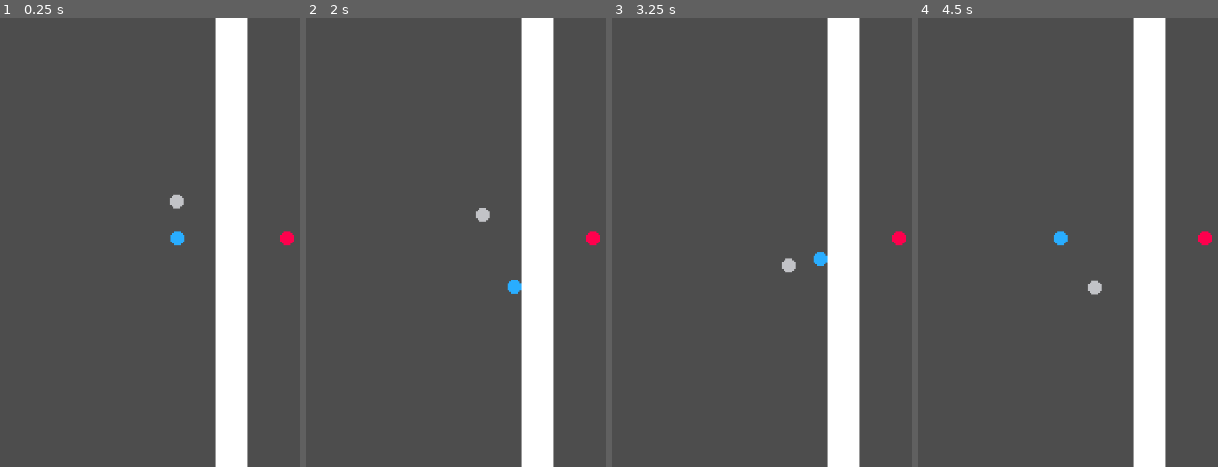
Above: before the commit, frames 1-4 (left to right).
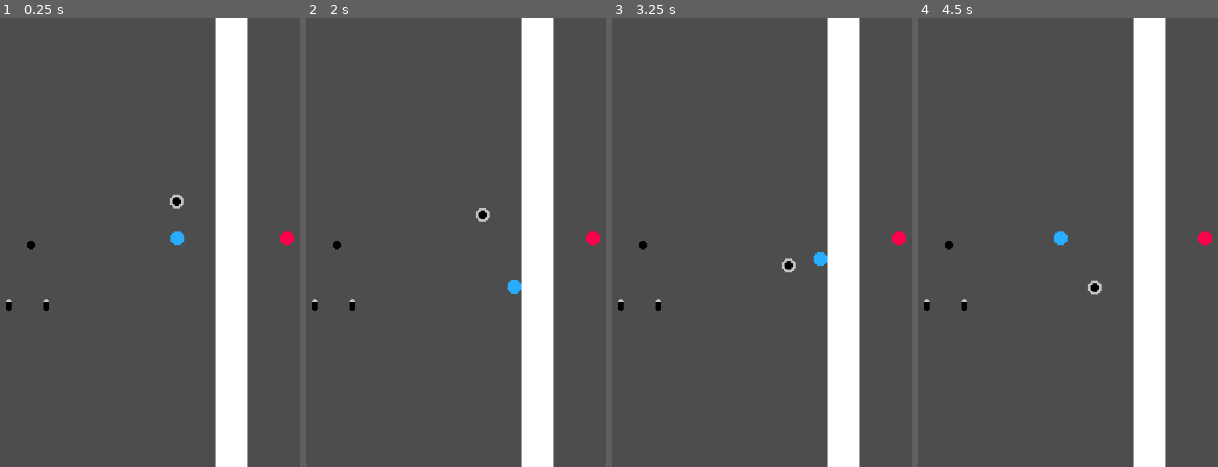
Above: after the commit, the same moments.

Repository: Johnethon/connections_game_jam
Game: Godot game, scene res://main.tscn
Two runs of this game, one before a commit and one after it. Both use one fixed random seed, a clock stepped at 60 frames per second and the inputs below.
Inputs (mouse positions are in pixels of both pictures, inside the frame that each line leads up to):
- Up to frame 1 (0.25 s): no input
- Up to frame 2 (2 s): tap Enter at 0.5 s; move the mouse to (outside the picture) at 0.52 s; hold D (negative_move_right) 0.53-1.28 s; tap F (negative_interact) at 0.6, 1.55 s; tap Shift (positive_interact) at 0.8, 1.35 s; tap Space (negative_toggle_magnet) at 1.25 s; move the mouse to (378, 264) at 1.27 s; hold S (negative_move_down) from 1.28 s (still down)
- Up to frame 3 (3.25 s): move the mouse to (outside the picture) at 2.02 s; release S (negative_move_down) at 2.03 s; hold D (negative_move_right) 2.03-2.78 s; tap F (negative_interact) at 2.1, 3.05 s; tap Shift (positive_interact) at 2.3 s; move the mouse to (804, 332) at 2.77 s; hold W (negative_move_up) from 2.78 s (still down); tap Space (negative_toggle_magnet) at 2.85 s
- Up to frame 4 (4.5 s): move the mouse to (outside the picture) at 3.52 s; release W (negative_move_up) at 3.53 s; hold A (negative_move_left) from 3.53 s (still down); tap Shift (positive_interact) at 3.6 s; move the mouse to (outside the picture) at 4.27 s; tap Ctrl (positive_toggle_magnet) at 4.35 s

The runs differ from the first frame. In frame 1, 0.2% of the frame differs, in the area x 2-61%, y 39-66%; in frame 2, 0.2%; in frame 3, 0.2%; in frame 4, 0.2%.

Commit message:
super basic cable grab, attach, and drop

Diff:
--- a/main.tscn
+++ b/main.tscn
@@ -1,8 +1,19 @@
-[gd_scene load_steps=11 format=3 uid="uid://x55yvehn6kp0"]
+[gd_scene load_steps=13 format=3 uid="uid://x55yvehn6kp0"]
 
-[ext_resource type="PackedScene" uid="uid://depor5otor04j" path="res://player_positive.tscn" id="1_0xm2m"]
-[ext_resource type="PackedScene" uid="uid://bq7xhvh0tro57" path="res://player_negative.tscn" id="2_h2yge"]
-[ext_resource type="PackedScene" uid="uid://bc4cqt6bn6o17" path="res://magnetic_object.tscn" id="3_h2yge"]
+[ext_resource type="PackedScene" uid="uid://depor5otor04j" path="res://player/player_positive.tscn" id="1_0xm2m"]
+[ext_resource type="PackedScene" uid="uid://bq7xhvh0tro57" path="res://player/player_negative.tscn" id="2_h2yge"]
+[ext_resource type="PackedScene" uid="uid://bc4cqt6bn6o17" path="res://objects/magnetic_object.tscn" id="3_h2yge"]
+[ext_resource type="PackedScene" uid="uid://dhvabo5lp4egj" path="res://objects/power_cable.tscn" id="4_1bvp3"]
+[ext_resource type="PackedScene" uid="uid://ct434ubci1anv" path="res://objects/PowerCableAttachPoint.tscn" id="5_lquwl"]
+
+[sub_resource type="RectangleShape2D" id="RectangleShape2D_272bh"]
+size = Vector2(45, 810)
+
+[sub_resource type="Gradient" id="Gradient_h2yge"]
+colors = PackedColorArray(1, 1, 1, 1, 1, 1, 1, 1)
+
+[sub_resource type="GradientTexture2D" id="GradientTexture2D_1bvp3"]
+gradient = SubResource("Gradient_h2yge")
 
 [sub_resource type="RectangleShape2D" id="RectangleShape2D_h2yge"]
 size = Vector2(1237, 20)
@@ -16,15 +27,6 @@
 [sub_resource type="RectangleShape2D" id="RectangleShape2D_7mycd"]
 size = Vector2(1170, 20)
 
-[sub_resource type="RectangleShape2D" id="RectangleShape2D_272bh"]
-size = Vector2(45, 810)
-
-[sub_resource type="Gradient" id="Gradient_h2yge"]
-colors = PackedColorArray(1, 1, 1, 1, 1, 1, 1, 1)
-
-[sub_resource type="GradientTexture2D" id="GradientTexture2D_1bvp3"]
-gradient = SubResource("Gradient_h2yge")
-
 [node name="Main" type="Node2D"]
 
 [node name="Camera3D" type="Camera2D" parent="."]
@@ -33,9 +35,24 @@
 
 [node name="PlayerPositive" parent="." instance=ExtResource("1_0xm2m")]
 position = Vector2(80, 1)
+positive = true
 
 [node name="PlayerNegative" parent="." instance=ExtResource("2_h2yge")]
 position = Vector2(-78, 1)
+
+[node name="MagneticObject" parent="." instance=ExtResource("3_h2yge")]
+position = Vector2(-79, -52)
+lock_x = true
+
+[node name="StaticBody2D" type="StaticBody2D" parent="."]
+
+[node name="CollisionShape2D" type="CollisionShape2D" parent="StaticBody2D"]
+position = Vector2(-0.5, 32)
+shape = SubResource("RectangleShape2D_272bh")
+
+[node name="Sprite2D" type="Sprite2D" parent="StaticBody2D"]
+scale = Vector2(0.72, 24.2)
+texture = SubResource("GradientTexture2D_1bvp3")
 
 [node name="StaticBody3D" type="StaticBody2D" parent="."]
 position = Vector2(0, -316)
@@ -69,16 +86,11 @@
 shape = SubResource("RectangleShape2D_7mycd")
 debug_color = Color(0.9529412, 0, 0.54901963, 1)
 
-[node name="MagneticObject" parent="." instance=ExtResource("3_h2yge")]
-position = Vector2(-79, -52)
-lock_x = true
+[node name="PowerCableAttachPoint" parent="." instance=ExtResource("5_lquwl")]
+position = Vector2(-289, 11)
 
-[node name="StaticBody2D" type="StaticBody2D" parent="."]
+[node name="PowerCable" parent="." instance=ExtResource("4_1bvp3")]
+position = Vector2(-321, 102)
 
-[node name="CollisionShape2D" type="CollisionShape2D" parent="StaticBody2D"]
-position = Vector2(-0.5, 32)
-shape = SubResource("RectangleShape2D_272bh")
-
-[node name="Sprite2D" type="Sprite2D" parent="StaticBody2D"]
-scale = Vector2(0.72, 24.2)
-texture = SubResource("GradientTexture2D_1bvp3")
+[node name="PowerCable2" parent="." instance=ExtResource("4_1bvp3")]
+position = Vector2(-267, 102)
--- /dev/null
+++ b/objects/PowerCableAttachPoint.tscn
@@ -0,0 +1,22 @@
+[gd_scene load_steps=4 format=3 uid="uid://ct434ubci1anv"]
+
+[ext_resource type="Script" uid="uid://c1lnrkibhcwvf" path="res://objects/power_cable_attach_point.gd" id="1_6kbbh"]
+[ext_resource type="Texture2D" uid="uid://dsvwihhtcxqpw" path="res://sprites/black_circle.png" id="2_s61vp"]
+
+[sub_resource type="CircleShape2D" id="CircleShape2D_s61vp"]
+
+[node name="PowerCableAttachPoint" type="Node2D"]
+script = ExtResource("1_6kbbh")
+can_take_inputs = true
+
+[node name="Area2D" type="Area2D" parent="."]
+collision_layer = 2
+collision_mask = 2
+
+[node name="CollisionShape2D" type="CollisionShape2D" parent="Area2D"]
+shape = SubResource("CircleShape2D_s61vp")
+
+[node name="Sprite2D" type="Sprite2D" parent="."]
+texture_filter = 3
+scale = Vector2(1.5, 1.5)
+texture = ExtResource("2_s61vp")
--- /dev/null
+++ b/objects/Powerable.gd
@@ -0,0 +1,35 @@
+extends Interactable
+class_name Powerable
+
+@export var power_source : bool = true
+@export var can_have_power_cable_attached : bool = false
+
+var has_power : bool = false
+
+@export var power_inputs : Array[Powerable] = []
+
+@export var can_take_inputs : bool = false
+
+func _process(delta: float):
+
+	var prev_power = has_power
+
+	has_power = false
+
+	for power_input in power_inputs:
+		if power_input.has_power or power_input.power_source:
+			has_power = true
+			break
+
+	if prev_power != has_power:
+		pass
+
+
+
+func connect_input(input_to_add : Powerable):
+	if not can_take_inputs:
+		return
+	power_inputs.append(input_to_add)
+
+func remove_input(input_to_remove : Powerable):
+	power_inputs.erase(input_to_remove)
--- /dev/null
+++ b/objects/interactable.gd
@@ -0,0 +1,5 @@
+extends Node2D
+class_name Interactable
+
+func interact(node_interacting_with_me : Node2D):
+	pass
--- a/magnetic_object.tscn
+++ b/objects/magnetic_object.tscn
@@ -1,7 +1,8 @@
-[gd_scene load_steps=4 format=3 uid="uid://bc4cqt6bn6o17"]
+[gd_scene load_steps=5 format=3 uid="uid://bc4cqt6bn6o17"]
 
-[ext_resource type="Script" uid="uid://7l3vo5xlakgv" path="res://magnetic_object.gd" id="1_xu8qx"]
+[ext_resource type="Script" uid="uid://7l3vo5xlakgv" path="res://objects/magnetic_object.gd" id="1_xu8qx"]
 [ext_resource type="Texture2D" uid="uid://b8wj7d4n63cc6" path="res://sprites/grey_circle.png" id="2_a1sl3"]
+[ext_resource type="PackedScene" uid="uid://ct434ubci1anv" path="res://objects/PowerCableAttachPoint.tscn" id="3_5t1rt"]
 
 [sub_resource type="CircleShape2D" id="CircleShape2D_xu8qx"]
 
@@ -17,3 +18,5 @@
 texture_filter = 3
 scale = Vector2(2.5, 2.5)
 texture = ExtResource("2_a1sl3")
+
+[node name="PowerCableAttachPoint" parent="." instance=ExtResource("3_5t1rt")]
--- /dev/null
+++ b/objects/power_cable.gd
@@ -0,0 +1,51 @@
+extends Powerable
+class_name PowerCable
+
+var attached : bool = false
+@export var node_i_am_attached_to : Node2D = null
+
+@export var max_length = 1000
+@export var max_spool_scale = 4.0
+
+@onready var head_hitbox : Area2D = $head_hitbox
+@onready var cable_head : Sprite2D = $cable_head
+@onready var cable_body : Sprite2D = $cable_body
+
+
+func interact(node_interacting_with_me : Node2D):
+	if node_interacting_with_me is Player:
+		if node_interacting_with_me.held_object == null:
+			if node_i_am_attached_to != null:
+				if node_i_am_attached_to is Powerable:
+					node_i_am_attached_to.remove_input(self)
+
+			node_interacting_with_me.held_object = self
+			attached = true
+			node_i_am_attached_to = node_interacting_with_me
+
+func _ready():
+	if node_i_am_attached_to != null:
+		attached = true
+
+func _process(_delta : float):
+
+	if attached:
+		head_hitbox.global_position = node_i_am_attached_to.global_position
+
+		if head_hitbox.global_position.distance_to(node_i_am_attached_to.global_position) > max_length:
+			#return home
+			attached = false
+
+		#if node_i_am_attached_to is Powerable
+	else:
+		pass
+
+	cable_head.global_position = head_hitbox.global_position
+
+	var dist_to = cable_head.global_position.distance_to(global_position)
+	var dir_to = cable_head.global_position.direction_to(global_position)
+
+	cable_body.global_position = cable_head.global_position +  dir_to * dist_to / 2
+	cable_body.look_at(global_position)
+
+	cable_body.scale.x = dist_to / 8 #px size of player sprite
--- /dev/null
+++ b/objects/power_cable.tscn
@@ -0,0 +1,43 @@
+[gd_scene load_steps=7 format=3 uid="uid://dhvabo5lp4egj"]
+
+[ext_resource type="Script" uid="uid://bs850mfu7wllk" path="res://objects/power_cable.gd" id="1_m78di"]
+[ext_resource type="Texture2D" uid="uid://dsvwihhtcxqpw" path="res://sprites/black_circle.png" id="3_402ci"]
+[ext_resource type="Texture2D" uid="uid://b8wj7d4n63cc6" path="res://sprites/grey_circle.png" id="3_gx3ff"]
+[ext_resource type="Texture2D" uid="uid://bu6kctftacoaf" path="res://sprites/black_square.png" id="3_rdu7w"]
+
+[sub_resource type="CircleShape2D" id="CircleShape2D_p5bab"]
+radius = 4.0
+
+[sub_resource type="CircleShape2D" id="CircleShape2D_402ci"]
+radius = 4.1231055
+
+[node name="PowerCable" type="Node2D"]
+script = ExtResource("1_m78di")
+
+[node name="cable_head" type="Sprite2D" parent="."]
+texture_filter = 3
+position = Vector2(0, -9)
+texture = ExtResource("3_gx3ff")
+
+[node name="cable_body" type="Sprite2D" parent="."]
+texture_filter = 3
+position = Vector2(10, -4)
+texture = ExtResource("3_rdu7w")
+
+[node name="head_hitbox" type="Area2D" parent="."]
+position = Vector2(0, -9)
+collision_layer = 2
+collision_mask = 2
+
+[node name="CollisionShape3D" type="CollisionShape2D" parent="head_hitbox"]
+shape = SubResource("CircleShape2D_p5bab")
+debug_color = Color(0.8901961, 0, 0.8, 1)
+
+[node name="cable_spoil" type="Sprite2D" parent="."]
+texture_filter = 3
+texture = ExtResource("3_402ci")
+
+[node name="StaticBody2D" type="StaticBody2D" parent="cable_spoil"]
+
+[node name="CollisionShape2D" type="CollisionShape2D" parent="cable_spoil/StaticBody2D"]
+shape = SubResource("CircleShape2D_402ci")
--- /dev/null
+++ b/objects/power_cable_attach_point.gd
@@ -0,0 +1,8 @@
+extends Powerable
+
+func interact(node_interacting_with_me : Node2D):
+
+	if node_interacting_with_me is Player:
+		for input in power_inputs:
+			if input is PowerCable:
+				input.interact(node_interacting_with_me)
--- a/player.gd
+++ b/player/player.gd
@@ -3,23 +3,71 @@
 
 @export var positive : bool = true
 
-@onready var magnet_range : Area2D = $Area3D
+@onready var magnet_range : Area2D = $magnet_range
+@onready var interact_range : Area2D = $interact_range
+
 var move_speed = 100.0
 
 var pulling : bool = false
+
+var held_object : Interactable = null
+
+var last_move_dir : Vector2 = Vector2.UP
 
 func _input(_event: InputEvent) -> void:
 	#print(_event)
 	if positive:
 		if Input.is_action_just_pressed("positive_interact"):
-			pass
+			interaction_code()
 		if Input.is_action_just_pressed("positive_toggle_magnet"):
 			pulling = not pulling
 	else:
 		if Input.is_action_just_pressed("negative_interact"):
-			pass
+			interaction_code()
 		if Input.is_action_just_pressed("negative_toggle_magnet"):
 			pulling = not pulling
+
+func interaction_code():
+	var potential_things_to_interact_with : Array[Interactable] = []
+
+	for area in interact_range.get_overlapping_areas():
+		#print(area)
+		if area.get_parent() is Interactable:
+			if not area.get_parent() == held_object:
+				potential_things_to_interact_with.append(area.get_parent())
+
+	if len(potential_things_to_interact_with) > 0:
+		for thing in potential_things_to_interact_with:
+			var dir_to = global_position.direction_to(thing.global_position)
+			if held_object:
+				if thing is Powerable and held_object is PowerCable:
+
+					if not thing.can_take_inputs:
+						continue
+
+					var already_has_cable_input = false
+					for input in thing.power_inputs:
+						if input is PowerCable:
+							already_has_cable_input = true
+							break
+
+					if already_has_cable_input:
+						continue
+
+					thing.connect_input(held_object)
+
+					held_object.attached = true
+					held_object.node_i_am_attached_to = thing
+					held_object = null
+			else:
+				thing.interact(self)
+	else:
+		if held_object:
+			if held_object is PowerCable:
+				held_object.attached = false
+				held_object.node_i_am_attached_to = null
+				held_object = null
+
 
 func _process(_delta: float) -> void:
 
@@ -28,6 +76,7 @@
 	var input_dir := Vector2.ZERO
 	if positive:
 		input_dir = Input.get_vector("positive_move_left", "positive_move_right", "positive_move_up", "positive_move_down")
+
 	else:
 		input_dir = Input.get_vector("negative_move_left", "negative_move_right", "negative_move_up", "negative_move_down")
 
@@ -35,6 +84,8 @@
 	if input_dir:
 		velocity.x = input_dir.x * move_speed
 		velocity.y = input_dir.y * move_speed
+
+		last_move_dir = input_dir
 	else:
 		velocity.x = move_toward(velocity.x, 0, move_speed)
 		velocity.y = move_toward(velocity.y, 0, move_speed)
--- a/player_negative.tscn
+++ b/player/player_negative.tscn
@@ -1,6 +1,6 @@
-[gd_scene load_steps=5 format=3 uid="uid://bq7xhvh0tro57"]
+[gd_scene load_steps=6 format=3 uid="uid://bq7xhvh0tro57"]
 
-[ext_resource type="Script" uid="uid://caws2b3rfrn1x" path="res://player_negative.gd" id="1_shhc4"]
+[ext_resource type="Script" uid="uid://caws2b3rfrn1x" path="res://player/player_negative.gd" id="1_shhc4"]
 [ext_resource type="Texture2D" uid="uid://b5q0o1gnsss2h" path="res://sprites/blue_circle.png" id="2_e53bd"]
 
 [sub_resource type="CircleShape2D" id="CircleShape2D_shhc4"]
@@ -8,19 +8,22 @@
 [sub_resource type="CircleShape2D" id="CircleShape2D_swo01"]
 radius = 2000.0
 
+[sub_resource type="CircleShape2D" id="CircleShape2D_e53bd"]
+radius = 12.0
+
 [node name="PlayerNegative" type="CharacterBody2D"]
 collision_layer = 5
 collision_mask = 5
 script = ExtResource("1_shhc4")
 positive = false
 
-[node name="CollisionShape3D" type="CollisionShape2D" parent="."]
+[node name="CollisionShape2D" type="CollisionShape2D" parent="."]
 position = Vector2(0, 0.0009765625)
 shape = SubResource("CircleShape2D_shhc4")
 
-[node name="Area3D" type="Area2D" parent="."]
+[node name="magnet_range" type="Area2D" parent="."]
 
-[node name="CollisionShape3D" type="CollisionShape2D" parent="Area3D"]
+[node name="CollisionShape2D" type="CollisionShape2D" parent="magnet_range"]
 shape = SubResource("CircleShape2D_swo01")
 debug_color = Color(0, 0.6, 0.69803923, 0)
 
@@ -28,3 +31,10 @@
 texture_filter = 3
 scale = Vector2(2.5, 2.5)
 texture = ExtResource("2_e53bd")
+
+[node name="interact_range" type="Area2D" parent="."]
+collision_layer = 2
+collision_mask = 2
+
+[node name="CollisionShape2D" type="CollisionShape2D" parent="interact_range"]
+shape = SubResource("CircleShape2D_e53bd")
--- a/player_positive.tscn
+++ b/player/player_positive.tscn
@@ -1,6 +1,6 @@
-[gd_scene load_steps=5 format=3 uid="uid://depor5otor04j"]
+[gd_scene load_steps=6 format=3 uid="uid://depor5otor04j"]
 
-[ext_resource type="Script" uid="uid://dya18ux1qpldn" path="res://player_positive.gd" id="1_hn50j"]
+[ext_resource type="Script" uid="uid://dya18ux1qpldn" path="res://player/player_positive.gd" id="1_hn50j"]
 [ext_resource type="Texture2D" uid="uid://upy4i26a3ioi" path="res://sprites/red_circle.png" id="2_f3ldv"]
 
 [sub_resource type="CircleShape2D" id="CircleShape2D_hn50j"]
@@ -8,10 +8,13 @@
 [sub_resource type="CircleShape2D" id="CircleShape2D_f3ldv"]
 radius = 2000.0
 
+[sub_resource type="CircleShape2D" id="CircleShape2D_gvuf1"]
+
 [node name="PlayerPositive" type="CharacterBody2D"]
 collision_layer = 5
 collision_mask = 5
 script = ExtResource("1_hn50j")
+positive = null
 
 [node name="Sprite2D" type="Sprite2D" parent="."]
 texture_filter = 3
@@ -22,8 +25,13 @@
 position = Vector2(0, 0.00030517578)
 shape = SubResource("CircleShape2D_hn50j")
 
-[node name="Area3D" type="Area2D" parent="."]
+[node name="magnet_range" type="Area2D" parent="."]
 
-[node name="CollisionShape3D" type="CollisionShape2D" parent="Area3D"]
+[node name="CollisionShape3D" type="CollisionShape2D" parent="magnet_range"]
 shape = SubResource("CircleShape2D_f3ldv")
 debug_color = Color(0, 0.6, 0.69803923, 0)
+
+[node name="interact_range" type="Area2D" parent="."]
+
+[node name="CollisionShape2D" type="CollisionShape2D" parent="interact_range"]
+shape = SubResource("CircleShape2D_gvuf1")
--- a/power_cable.gd
+++ /dev/null
@@ -1,14 +0,0 @@
-extends Node3D
-class_name power_cable
-
-var cable_nodes = []
-
-#@onready var base_cable_piece : CablePiece = null
-var picked_up : bool = false
-
-func _process(delta : float):
-	if picked_up:
-		cable_check_and_place()
-
-func cable_check_and_place():
-	pass
--- a/power_cable.tscn
+++ /dev/null
@@ -1,17 +0,0 @@
-[gd_scene load_steps=3 format=3 uid="uid://dhvabo5lp4egj"]
-
-[ext_resource type="Script" uid="uid://bs850mfu7wllk" path="res://power_cable.gd" id="1_m78di"]
-[ext_resource type="PackedScene" uid="uid://b47vq3pxs1c8s" path="res://power_cable_piece.tscn" id="2_p5bab"]
-
-[node name="PowerCable" type="Node2D"]
-script = ExtResource("1_m78di")
-
-[node name="Area3D" type="Area2D" parent="."]
-collision_layer = 2
-collision_mask = 2
-
-[node name="CollisionShape3D" type="CollisionShape2D" parent="Area3D"]
-
-[node name="ShapeCast3D" type="ShapeCast2D" parent="."]
-
-[node name="PowerCablePiece" parent="." instance=ExtResource("2_p5bab")]
--- a/power_cable_piece.gd
+++ /dev/null
@@ -1 +0,0 @@
-extends MeshInstance3D
--- a/power_cable_piece.tscn
+++ /dev/null
@@ -1,29 +0,0 @@
-[gd_scene load_steps=6 format=3 uid="uid://b47vq3pxs1c8s"]
-
-[ext_resource type="Script" uid="uid://bdn83kh2v2y2" path="res://power_cable_piece.gd" id="1_os067"]
-
-[sub_resource type="StandardMaterial3D" id="StandardMaterial3D_rftnd"]
-albedo_color = Color(0, 0, 0, 1)
-
-[sub_resource type="SphereMesh" id="SphereMesh_rftnd"]
-material = SubResource("StandardMaterial3D_rftnd")
-radius = 0.1
-height = 0.2
-
-[sub_resource type="StandardMaterial3D" id="StandardMaterial3D_os067"]
-albedo_color = Color(0, 0, 0, 1)
-
-[sub_resource type="CylinderMesh" id="CylinderMesh_rftnd"]
-material = SubResource("StandardMaterial3D_os067")
-top_radius = 0.1
-bottom_radius = 0.1
-
-[node name="PowerCablePiece" type="MeshInstance2D"]
-mesh = SubResource("SphereMesh_rftnd")
-script = ExtResource("1_os067")
-
-[node name="Node3D" type="Node2D" parent="."]
-
-[node name="MeshInstance3D" type="MeshInstance2D" parent="Node3D"]
-scale = Vector2(1, -4.371139e-08)
-mesh = SubResource("CylinderMesh_rftnd")
Not shown, added: objects/Powerable.gd.uid
Not shown, added: objects/interactable.gd.uid
Renamed: magnetic_object.gd -> objects/magnetic_object.gd
Renamed: magnetic_object.gd.uid -> objects/magnetic_object.gd.uid
Renamed: power_cable.gd.uid -> objects/power_cable.gd.uid
Not shown, added: objects/power_cable_attach_point.gd.uid
Renamed: player.gd.uid -> player/player.gd.uid
Renamed: player_negative.gd -> player/player_negative.gd
Renamed: player_negative.gd.uid -> player/player_negative.gd.uid
Renamed: player_positive.gd -> player/player_positive.gd
Renamed: player_positive.gd.uid -> player/player_positive.gd.uid
Not shown, removed: power_cable_piece.gd.uid
(and 4 more such lines)
